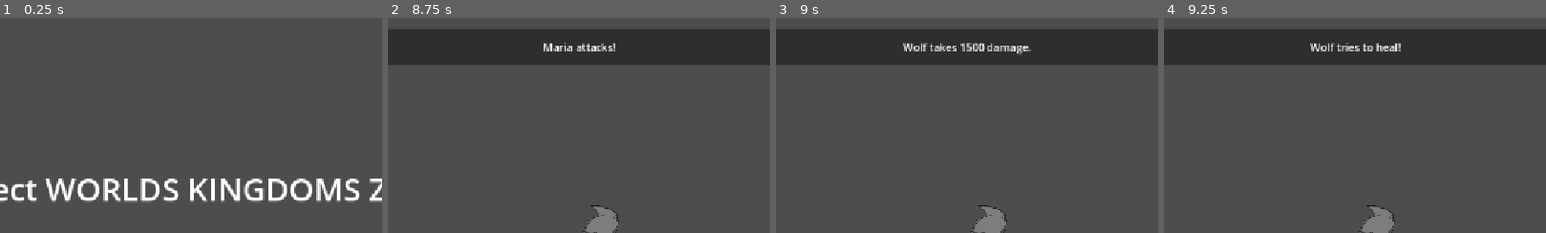
Above: before the commit, frames 1-4 (left to right).
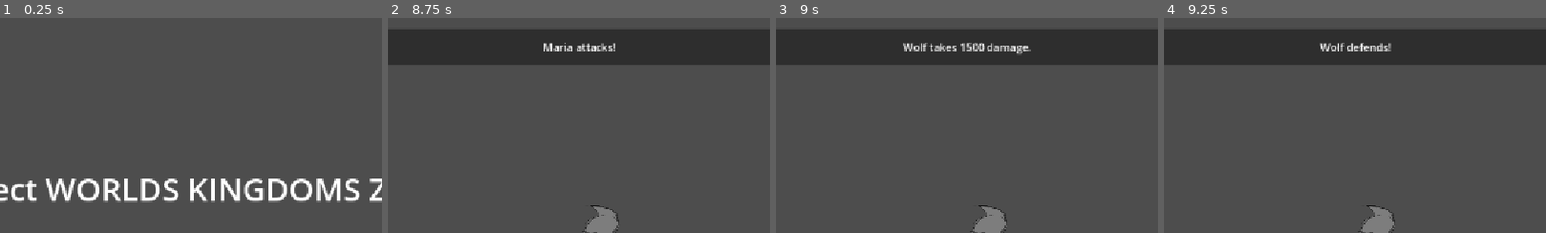
Above: after the commit, the same moments.

Repository: Adnyropast/pwkz-godot-4.7
Game: Godot game, scene res://scenes/title_screen.tscn
Same seed, same stepped clock (60 frames per second), same inputs: the game is played once before the commit and once after it. The engine's default icon, where the game draws it, is replaced by a stand-in: a white triangle on a blue panel in a dark square.
Inputs:
- Up to frame 1 (0.25 s): no input
- Up to frame 2 (8.75 s): click "Start" at 0.5 s; tap Enter (ui_accept) at 1.25, 1.52, 2.75, 3.02, 4.25, 5.75, 6.02, 7.25, 7.52 s; click "(Next Phase)" at 2 s; click "(Next Phase)" at 3.5 s; click "(Next Stage)" at 5 s; click "(Next Stage)" at 6.5 s; click "Attack" at 8 s
- Up to frame 3 (9 s): tap Enter (ui_accept) at 8.75 s
- Up to frame 4 (9.25 s): tap Enter (ui_accept) at 9.02 s
The pictures show only the part of the screen within x 25-75%, y 0-50%; the shares and areas given below are measured in that part.

Frames 1-3 are identical in both runs. In frame 4, 0.6% of the frame differs, in the area x 38-62%, y 11-16%.

Commit message:
feat: add enemy action reflect barrier

Diff:
--- a/actions/PlayerAttack.gd
+++ b/actions/PlayerAttack.gd
@@ -42,17 +42,45 @@
 	)
 
 func step_drain(sender: Sender, damage: int) -> void:
-	if MagiciteDrainPlus.has_magicites():
-		var healing: int = MagiciteDrainPlus.get_drain_healing(damage)
-		healing = absi(healing)
-		Player.add_hp(healing)
+	if MagiciteDrainPlus.has_magicites() or Enemy.has_reflect_barrier:
+		var value: int = DamageCalcs.get_reprisal_drain_to_player(damage)
+		Player.subtract_hp(value)
+		var message: String
+		if value >= 0:
+			message = "Maria takes " + str(value) + " damage."
+		else:
+			message = "Maria recovers " + str(-value) + " hp."
 		sender.send_timed(
-			"Maria recovers " + str(healing) + " hp.",
-			step_defeat.bind(sender),
+			message,
+			step_self_defeat.bind(sender),
 			2.0
 		)
 	else:
 		step_defeat(sender)
+
+func step_self_defeat(sender: Sender) -> void:
+	if Player.is_ko():
+		if Player.has_revive():
+			step_revive(sender)
+		else:
+			Player.try_emit_player_defeated()
+			sender.send_timed(
+				"Maria was defeated!",
+				step_defeat.bind(sender),
+				2.0
+			)
+	else:
+		step_defeat(sender)
+
+func step_revive(sender: Sender) -> void:
+	var healing: int = 1500
+	healing = MagiciteHealPlus.get_modified_healing(healing)
+	Player.set_hp(healing)
+	sender.send_timed(
+		"But Maria was revived!",
+		step_defeat.bind(sender),
+		2.0
+	)
 
 func step_defeat(sender: Sender) -> void:
 	if Enemy.is_ko():
--- /dev/null
+++ b/actions/enemy_actions/EnemyReflectBarrier.gd
@@ -0,0 +1,15 @@
+extends BaseAction
+
+class_name EnemyReflectBarrier
+
+func perform(sender: Sender) -> void:
+	step_defend(sender)
+
+func step_defend(sender: Sender) -> void:
+	Enemy.make_reflect_barrier()
+	var enemy_name = Enemy.get_enemy_name()
+	sender.send_timed(
+		enemy_name + "'s Reflect Barrier!",
+		step_end,
+		2.0
+	)
--- a/globals/Enemy.gd
+++ b/globals/Enemy.gd
@@ -4,6 +4,7 @@
 var hp: int
 var is_defending: bool
 var has_absorb_barrier: bool
+var has_reflect_barrier: bool
 
 func get_max_hp() -> int:
 	return 3000
@@ -47,14 +48,19 @@
 func on_turn_start() -> void:
 	is_defending = false
 	has_absorb_barrier = false
+	has_reflect_barrier = false
 
 func reset_enemy() -> void:
 	set_hp(get_max_hp())
 	is_defending = false
 	has_absorb_barrier = false
+	has_reflect_barrier = false
 
 func get_stat_attack() -> int:
 	return 2000
 
 func make_absorb_barrier() -> void:
 	has_absorb_barrier = true
+
+func make_reflect_barrier() -> void:
+	has_reflect_barrier = true
--- a/scenes/battle_info_screen.gd
+++ b/scenes/battle_info_screen.gd
@@ -30,3 +30,9 @@
 		statuses_container.add_child(item)
 		item.set_status_name("Absorb Barrier")
 		item.set_texture(preload("res://images/statuses/ef7.png"))
+
+	if Enemy.has_reflect_barrier:
+		var item = preload("res://scenes/battle_info_status_item.tscn").instantiate()
+		statuses_container.add_child(item)
+		item.set_status_name("Reflect Barrier")
+		item.set_texture(preload("res://images/statuses/ef3.png"))
--- a/system/DamageCalcs.gd
+++ b/system/DamageCalcs.gd
@@ -33,3 +33,17 @@
 	if damage < 0:
 		damage = 0
 	return damage
+
+static func get_reprisal_drain_to_player(damage: int) -> int:
+	var value: int = 0
+
+	if Enemy.has_reflect_barrier:
+		var reflect_damage: int = floori(damage * 0.5)
+		value += reflect_damage
+
+	if MagiciteDrainPlus.has_magicites():
+		var healing: int = MagiciteDrainPlus.get_drain_healing(damage)
+		healing = absi(healing)
+		value -= healing
+
+	return value
--- a/system/EnemyActionPicker.gd
+++ b/system/EnemyActionPicker.gd
@@ -8,7 +8,7 @@
 	action.perform(sender)
 
 static func get_random_action() -> BaseAction:
-	var options: Array = [EnemyIdle, EnemyAttack, EnemyHeal, EnemyDefend, EnemyEdgeOfDeath, EnemyAbsorbBarrier]
+	var options: Array = [EnemyIdle, EnemyAttack, EnemyHeal, EnemyDefend, EnemyEdgeOfDeath, EnemyAbsorbBarrier, EnemyReflectBarrier]
 	var index: int = randi_range(0, options.size() - 1)
 	var action: BaseAction = options[index].new()
 	return action
Not shown, added: actions/enemy_actions/EnemyReflectBarrier.gd.uid
